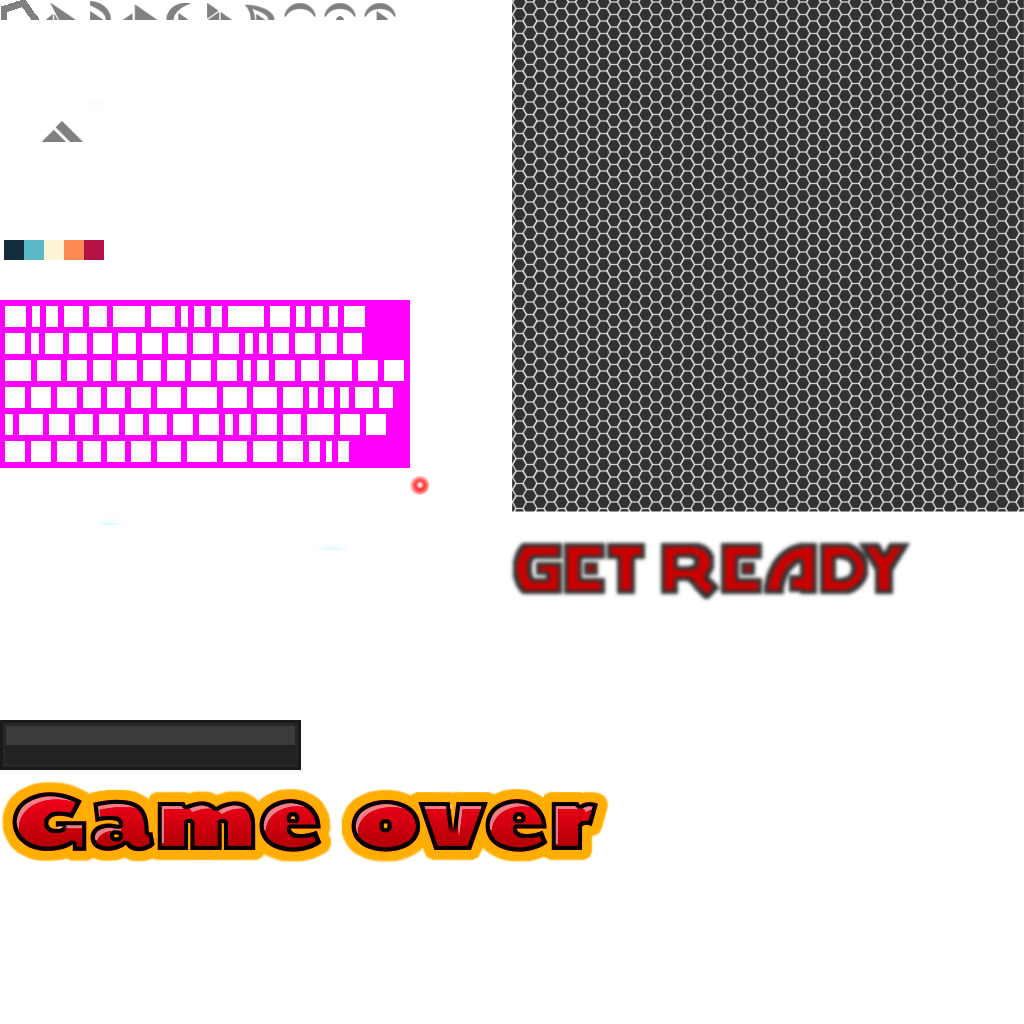
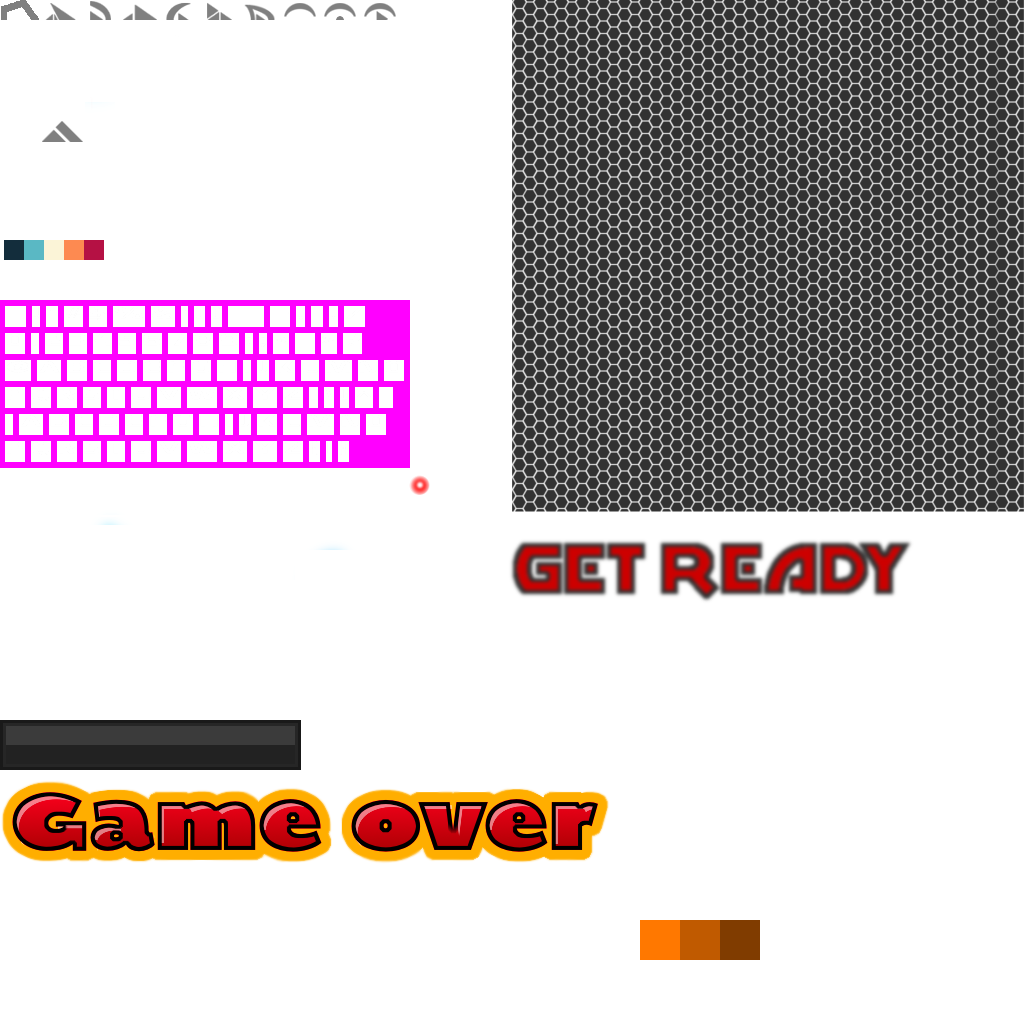
Two versions of the same layered image (1024×1024). Layer-by-layer changes:
painted on "Ebene #19" over [640, 920, 760, 960]
